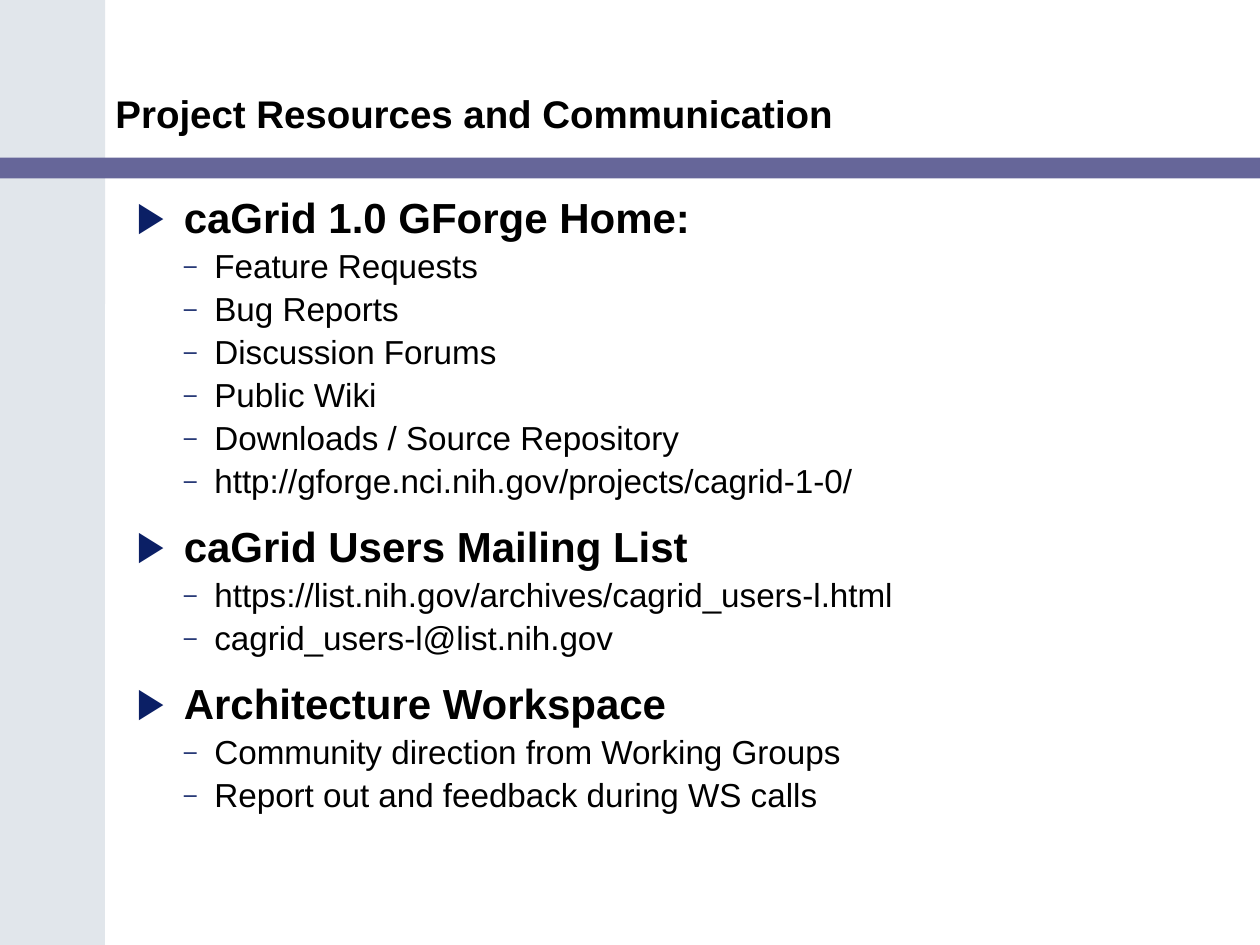
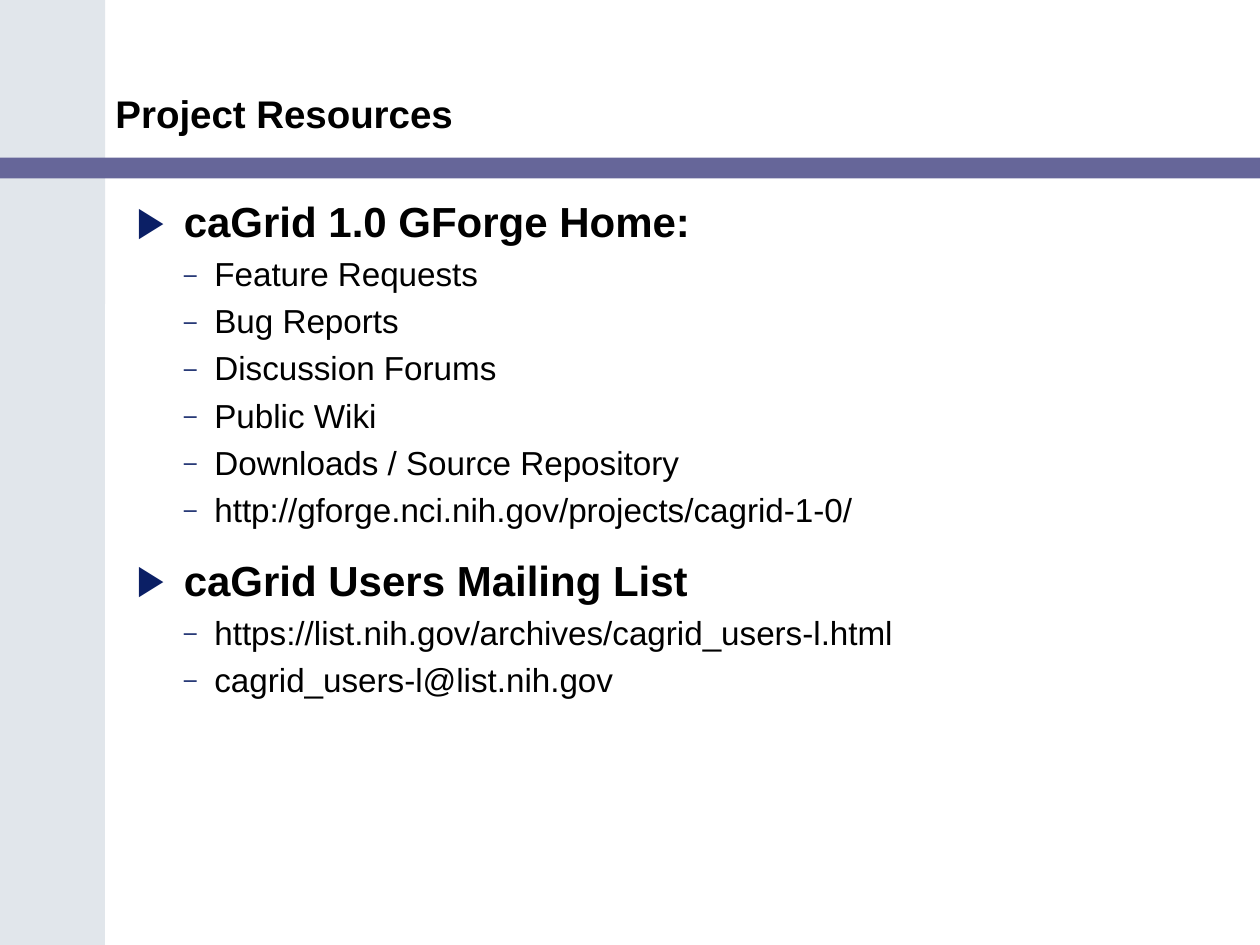
Before and after one commit to NCIP/cagrid-portal, a slide deck: slide 5 of cagrid-1-0/Documentation/presentations/200602_VCDE_ARCH/caGrid_Update_Arch_VCDE_Feb1.ppt. Drawn at 1260x945 pixels with LibreOffice and Linux fonts; fonts in the diff are those of the drawing; background and template pictures are left out. Boxes give left, top, right and bottom in pixels: in the first picture for what was removed or moved away, otherwise in the second. Text is boxed around its words. In the diff, an @@ line names an element or a change of style, - is before the commit and + after.

```diff
--- a/cagrid-1-0/Documentation/presentations/200602_VCDE_ARCH/caGrid_Update_Arch_VCDE_Feb1.ppt
+++ b/cagrid-1-0/Documentation/presentations/200602_VCDE_ARCH/caGrid_Update_Arch_VCDE_Feb1.ppt
@@ title at <box>115,100,452,135</box>: text changed @@
-Project Resources and Communication
+Project Resources
@@ text "caGrid 1.0 GForge Home:" at <box>184,206,892,698</box>: line spacing 0.85 to 0.95 @@
@@ text at <box>184,688,841,814</box>: paragraphs removed @@
-▶ Architecture Workspace
-  – Community direction from Working Groups
-  – Report out and feedback during WS calls
```
Also in this commit, not shown: 6 other slides changed, 1 slide added, 1 slide removed.
